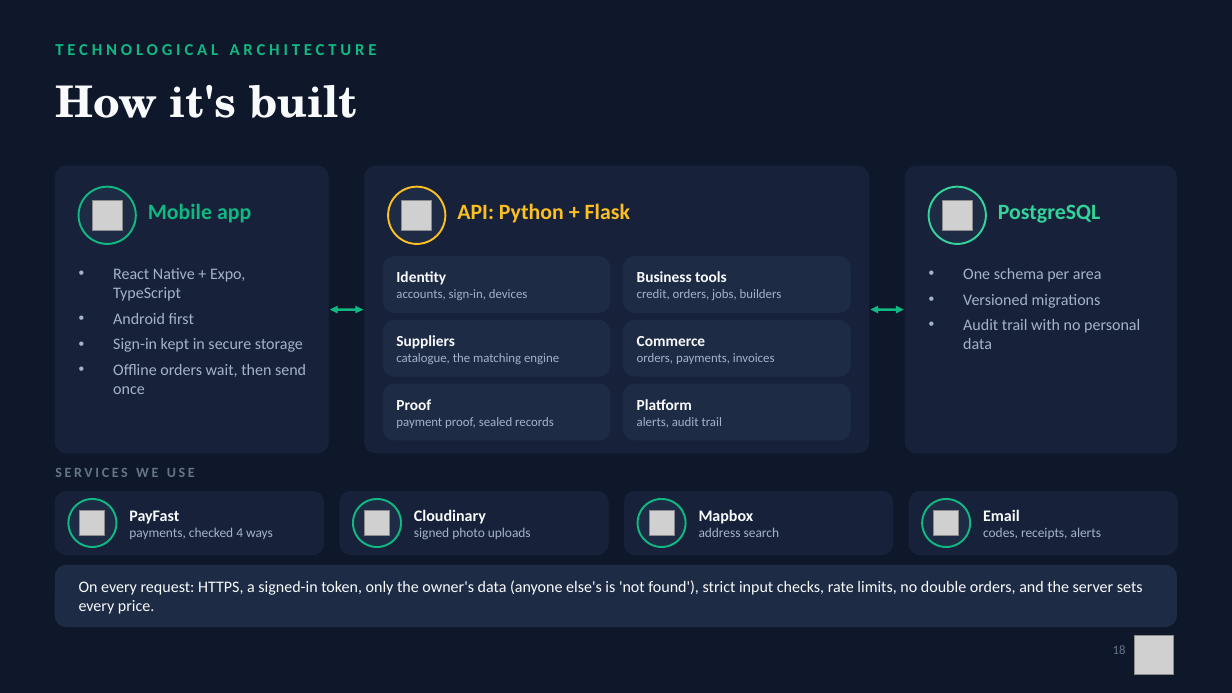
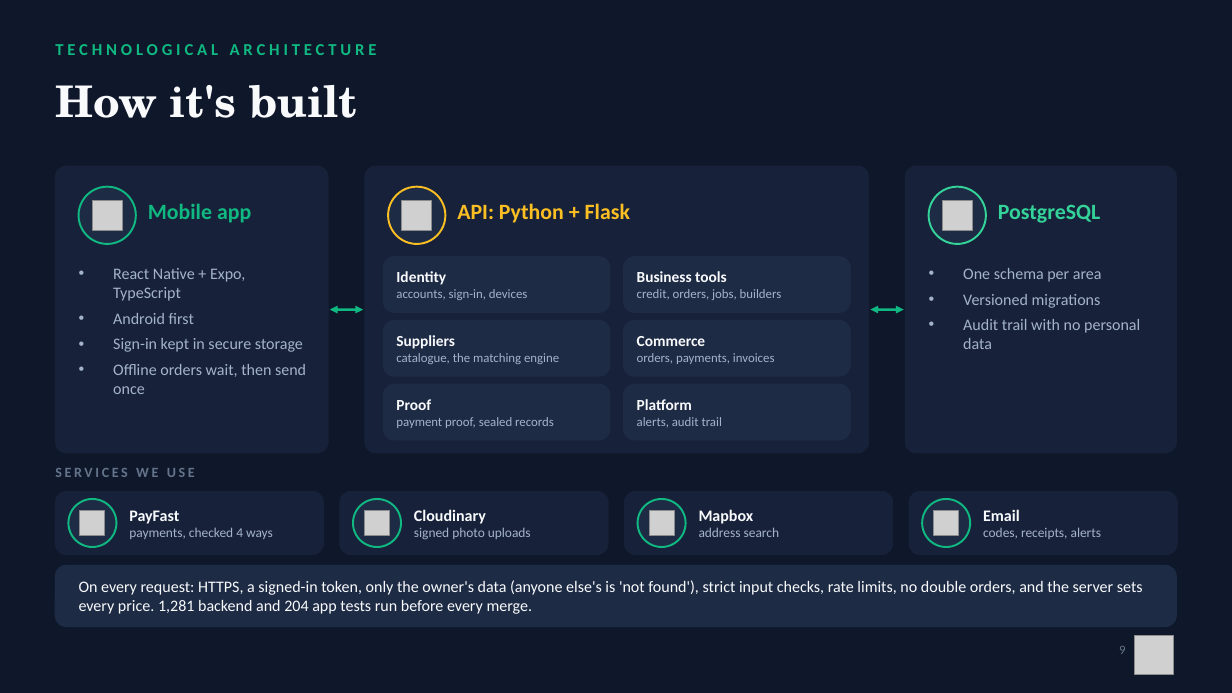
Before and after one commit to Mandla78/KasiFlow, a slide deck: slide 9 of docs/submission/05_final_submission/Akayza_Pitch_TeamPR.pptx (slide 18 before the commit). Drawn at 1232x693 pixels with LibreOffice and Linux fonts; fonts in the diff are those of the drawing; grey boxes stand for pictures. Boxes give left, top, right and bottom in pixels: in the first picture for what was removed or moved away, otherwise in the second. Text is boxed around its words. In the diff, an @@ line names an element or a change of style, - is before the commit and + after.

```diff
--- a/docs/submission/05_final_submission/Akayza_Pitch_TeamPR.pptx
+++ b/docs/submission/05_final_submission/Akayza_Pitch_TeamPR.pptx
@@ text at <box>79,580,1143,614</box>: text changed @@
-On every request: HTTPS, a signed-in token, only the owner's data (anyone else's is 'not found'), strict input checks, rate limits, no double orders, and the server sets every price.
+On every request: HTTPS, a signed-in token, only the owner's data (anyone else's is 'not found'), strict input checks, rate limits, no double orders, and the server sets every price. 1,281 backend and 204 app tests run before every merge.
@@ text at <box>1119,646,1125,654</box>: text changed @@
-18
+9
```
Also in this commit, not shown: 8 other slides changed, 15 slides removed, 6 other files.
